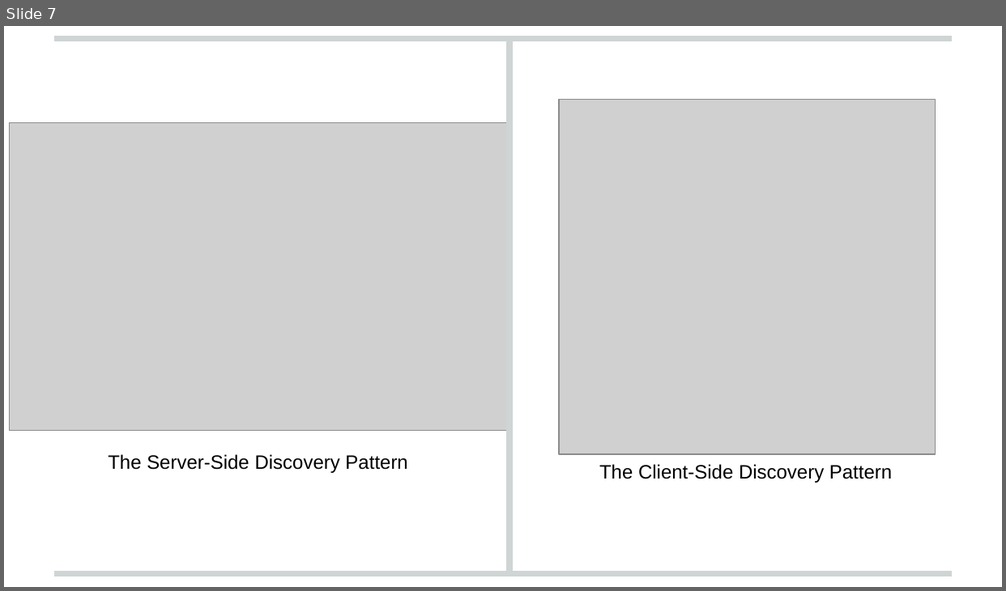
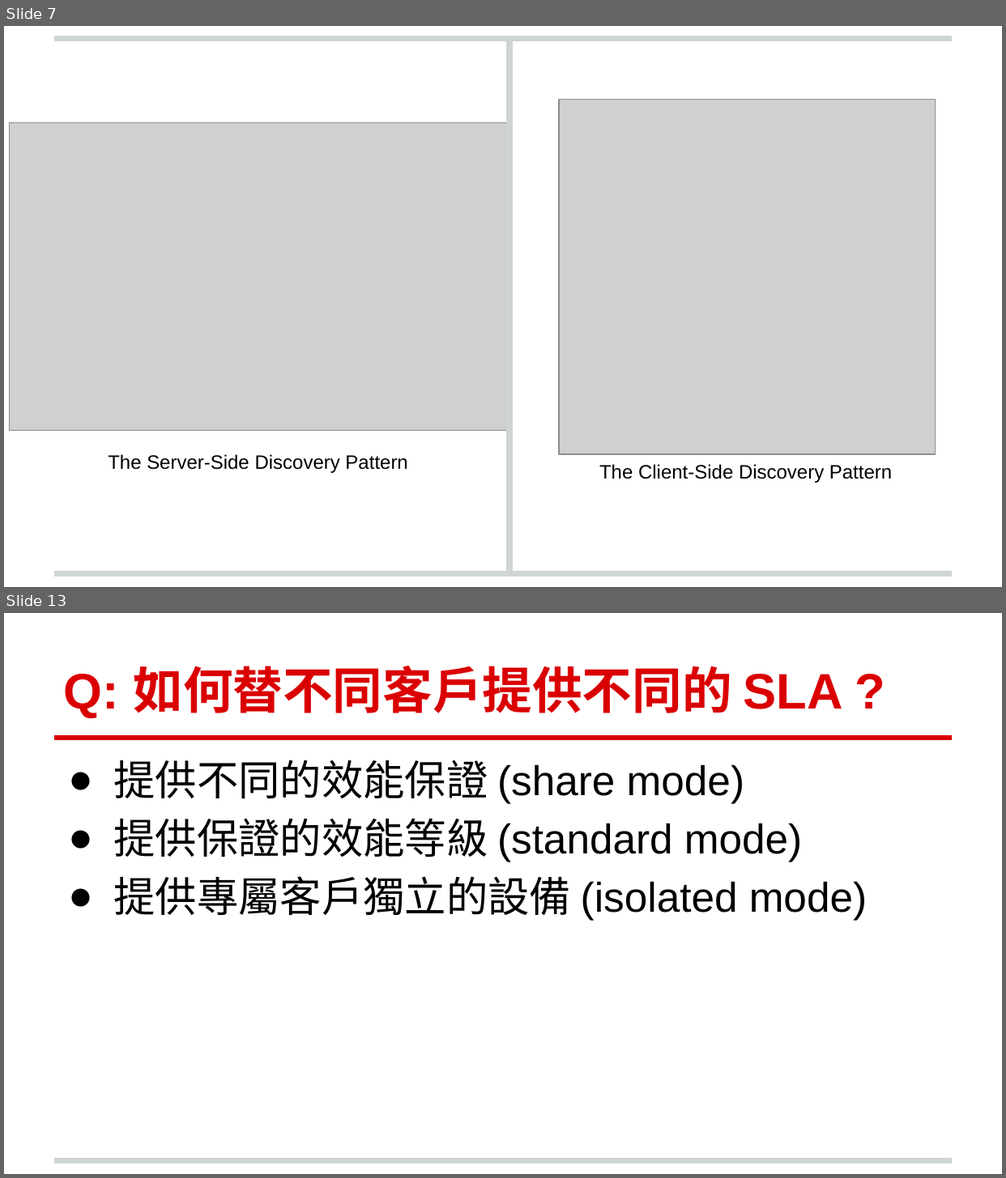
Before and after one commit to andrew0928/Meetup, a slide deck: 20180911.DevOpsDaysTaipei2018/Andrew-ServiceDiscovery (簡報).pptx. Shown one above the other, each under a label of ours: slide 7 before the commit, slides 7 and 13 after it; the slides between them are not shown. The pictures are 1006x591 and 1006x1178 pixels, drawn with LibreOffice and Linux fonts; fonts in the diff are those of the drawing; grey boxes stand for pictures; background and template pictures are left out. Boxes give left, top, right and bottom in pixels: in the first picture for what was removed or moved away, otherwise in the second. Text is boxed around its words. In the diff, an @@ line names an element or a change of style, - is before the commit and + after.

```diff
--- a/20180911.DevOpsDaysTaipei2018/Andrew-ServiceDiscovery (簡報).pptx
+++ b/20180911.DevOpsDaysTaipei2018/Andrew-ServiceDiscovery (簡報).pptx
@@ slide 13 added at (4, 613, 1002, 1174), background #FFFFFF; not listed: 1 template element that a slide beside it also shows @@
@@ title added at (64, 666, 843, 718), 36 pt, text #DA0002, bold @@
+Q: 如何替不同客戶提供不同的 SLA ?
@@ line added from (54, 738) to (952, 738), #DA0002 4 pt @@
@@ text added at (114, 760, 867, 920), 30 pt, text #000000 @@
+● 提供不同的效能保證 (share mode)
+● 提供保證的效能等級 (standard mode)
+● 提供專屬客戶獨立的設備 (isolated mode)
```
Also in this commit, not shown: 1 slide changed, 24 other slides added, 1 slide removed.
